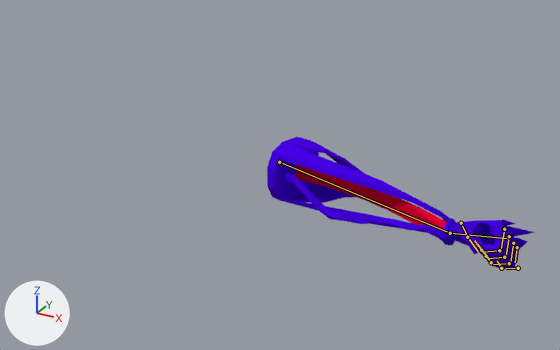
The Blender file Badass_Upgrade/DESIGN/LeftArm/Armature/armatureHand.blend, before and after one commit.
The view is the same before and after, from a 50 mm camera at (5.41, -6.81, 4.16) aimed at (0.89, 1.42, 0.04). The axes (+X, +Y, +Z) are drawn at lower left. The lights are the same throughout. Both versions are drawn at frame 6 of the action 'ArmatureAction'; the numbers are the values there. The bones that bend it are drawn over the model as lines.
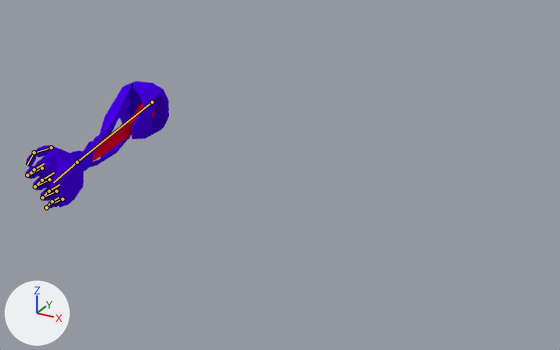
Changed parts and their boxes (x1, y1, x2, y2) in the pictures (560 x 350 px):
'Cube.005', posed (46% narrower)
    before: (267, 137, 535, 270)
    after: (26, 81, 169, 208)
bone 'Bone', root to tip
    before: (279, 162) to (450, 233)
    after: (152, 102) to (77, 162)
bone 'Bone.001', root to tip
    before: (450, 233) to (507, 238)
    after: (77, 162) to (53, 182)

The edits, one by one:
Bone 'Bone' (bone_bone) moves from (0.0, 0.204, -0.655) to (0.0, -0.916, -1.074).
Bone 'Bone' (bone_bone) turns from (17, 0, 0) to (72, -2, -2) degrees about its own x, y and z.
Bone 'Bone.001' (bone_bone_001) turns from (-20, 43, -2) to (-2, 30, -4) degrees about its own x, y and z.
